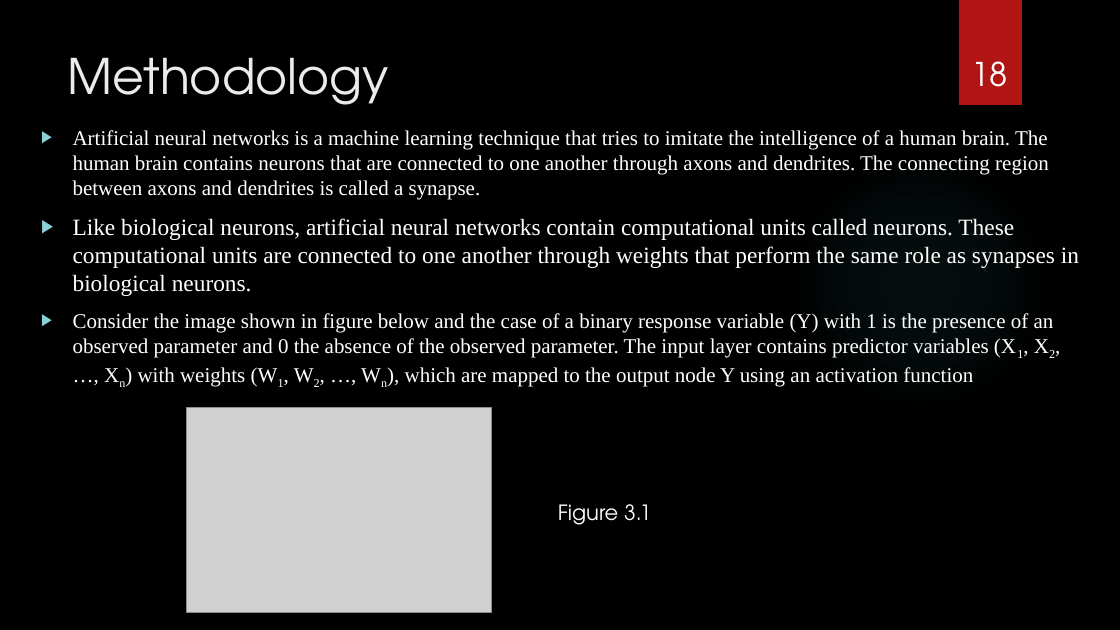
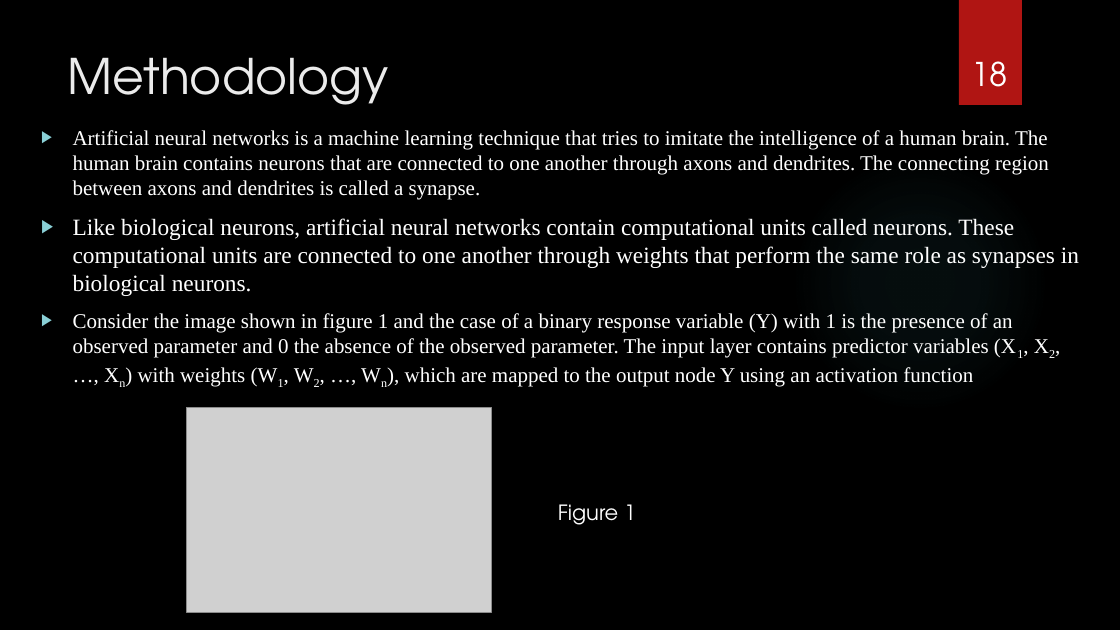
Before and after one commit to cycks/PgdThesis, a slide deck: slide 18 of mydocuments/Examining The Effect of Padding on Facial Recognition.pptx. Drawn at 1120x630 pixels with LibreOffice and Linux fonts; fonts in the diff are those of the drawing; grey boxes stand for pictures; background and template pictures are left out. Boxes give left, top, right and bottom in pixels: in the first picture for what was removed or moved away, otherwise in the second. Text is boxed around its words. In the diff, an @@ line names an element or a change of style, - is before the commit and + after.

Commit message:
Add impact of padding images

```diff
--- a/mydocuments/Examining The Effect of Padding on Facial Recognition.pptx
+++ b/mydocuments/Examining The Effect of Padding on Facial Recognition.pptx
@@ text at [73, 313, 1013, 386]: text changed @@
-▶ Consider the image shown in figure below and the case of a binary response variable (Y) with 1 is the presence of an observed parameter and 0 the absence of the observed parameter. The input layer contains predictor variables (X1, X2, …, Xn) with weights (W1, W2, …, Wn), which are mapped to the output node Y using an activation function
+▶ Consider the image shown in figure 1 and the case of a binary response variable (Y) with 1 is the presence of an observed parameter and 0 the absence of the observed parameter. The input layer contains predictor variables (X1, X2, …, Xn) with weights (W1, W2, …, Wn), which are mapped to the output node Y using an activation function
@@ text at [558, 504, 636, 525]: text changed @@
-Figure 3.1
+Figure 1
```
Also in this commit, not shown: 14 other slides changed, 1 slide added, 2 slides removed, 4 other files.
